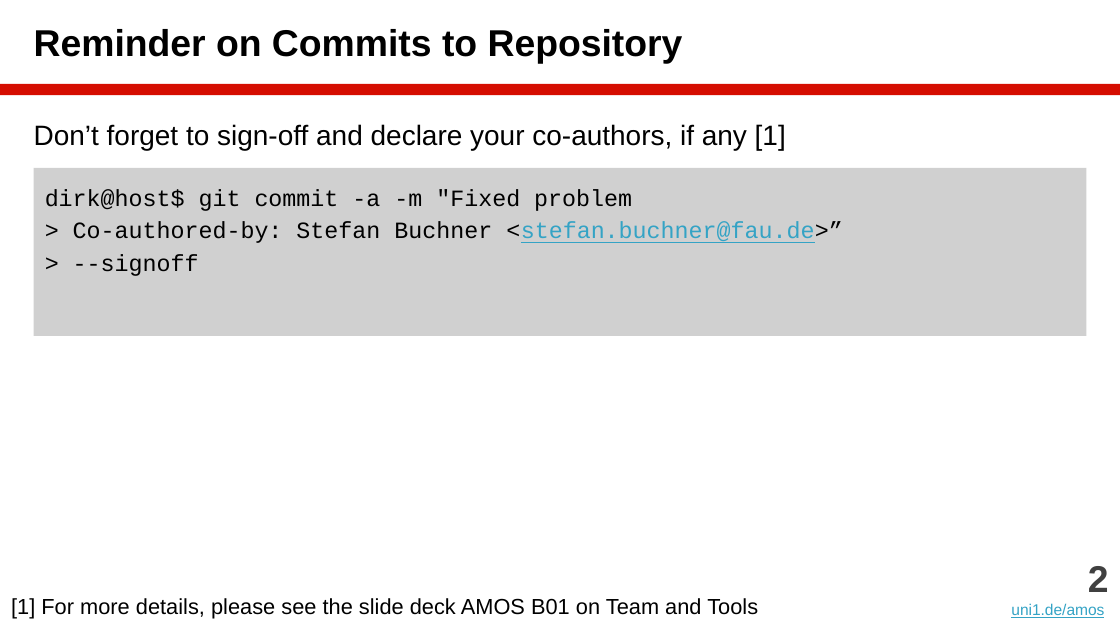
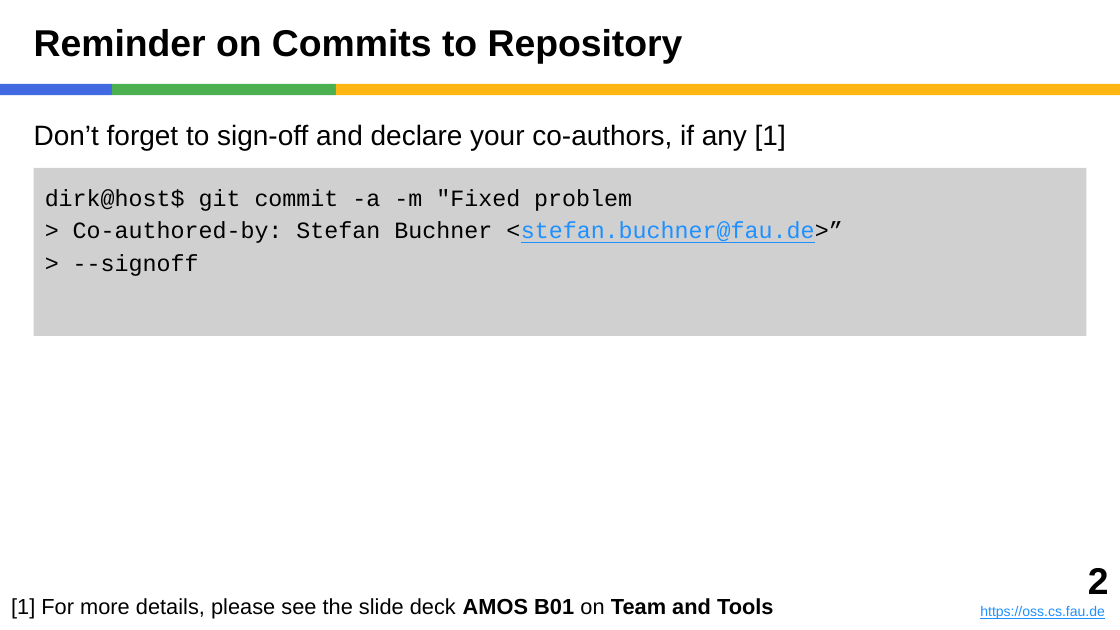
Before and after one commit to dirkriehle/amos-course, a slide deck: slide 2 of Lecture slides/AMOS B02 - Scrum and AMOS.pptx. Drawn at 1120x630 pixels with LibreOffice and Linux fonts; fonts in the diff are those of the drawing. Boxes give left, top, right and bottom in pixels: in the first picture for what was removed or moved away, otherwise in the second. Text is boxed around its words. In the diff, an @@ line names an element or a change of style, - is before the commit and + after.

```diff
--- a/Lecture slides/AMOS B02 - Scrum and AMOS.pptx
+++ b/Lecture slides/AMOS B02 - Scrum and AMOS.pptx
@@ rectangle added at <box>0,84,112,95</box>, fill #4169E1 @@
@@ rectangle added at <box>112,84,336,95</box>, fill #4CAF50 @@
@@ rectangle: place and size @@
-rectangle at <box>0,84,1120,95</box>
+rectangle at <box>336,84,1120,95</box>
@@ rectangle at <box>336,84,1120,95</box>: fill #D50D01 to #FEB612 @@
@@ text in rectangle at <box>73,221,843,243</box>: text colour #34A3C5 to #1E90FF in "<stefan.buchner@fau.de>”" @@
@@ text "[1] For more details, please ..." at <box>11,598,774,619</box>: bold on in "AMOS B01 Team and Tools" @@
@@ text: place and size @@
-text at <box>1011,566,1109,618</box>
+text at <box>980,568,1109,619</box>
@@ text at <box>1088,568,1109,594</box>: text colour #404040 to #000000 in "2" @@
@@ text at <box>980,606,1105,619</box>: text changed; size 10 to 9 pt; text colour #34A3C5 to #1E90FF @@
-uni1.de/amos
+https://oss.cs.fau.de
```
Also in this commit, not shown: 43 other slides changed, 6 other files.
